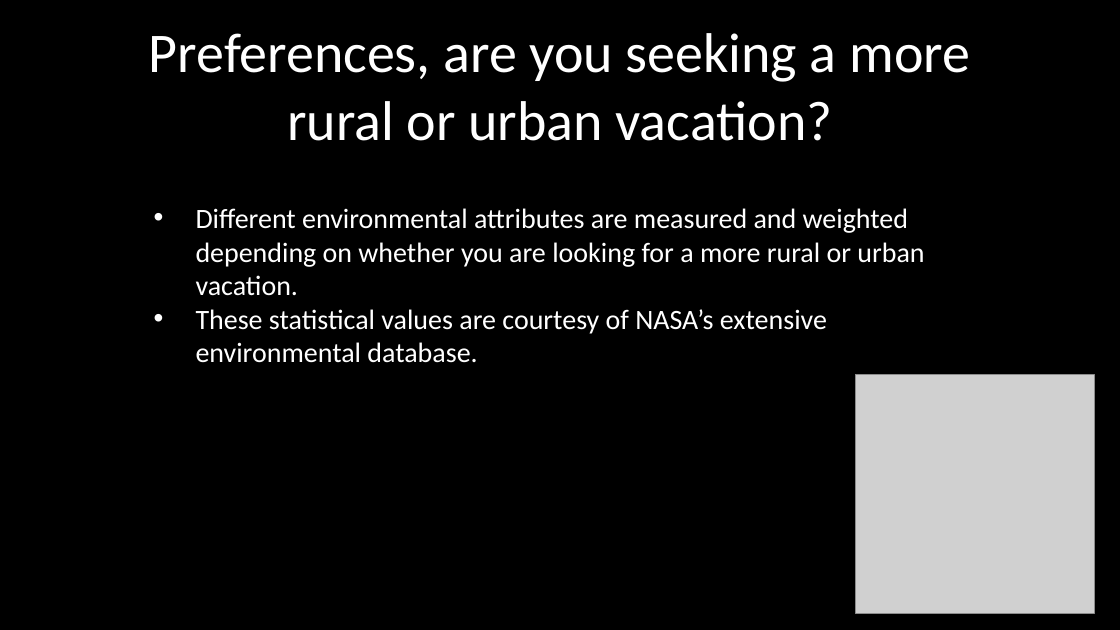
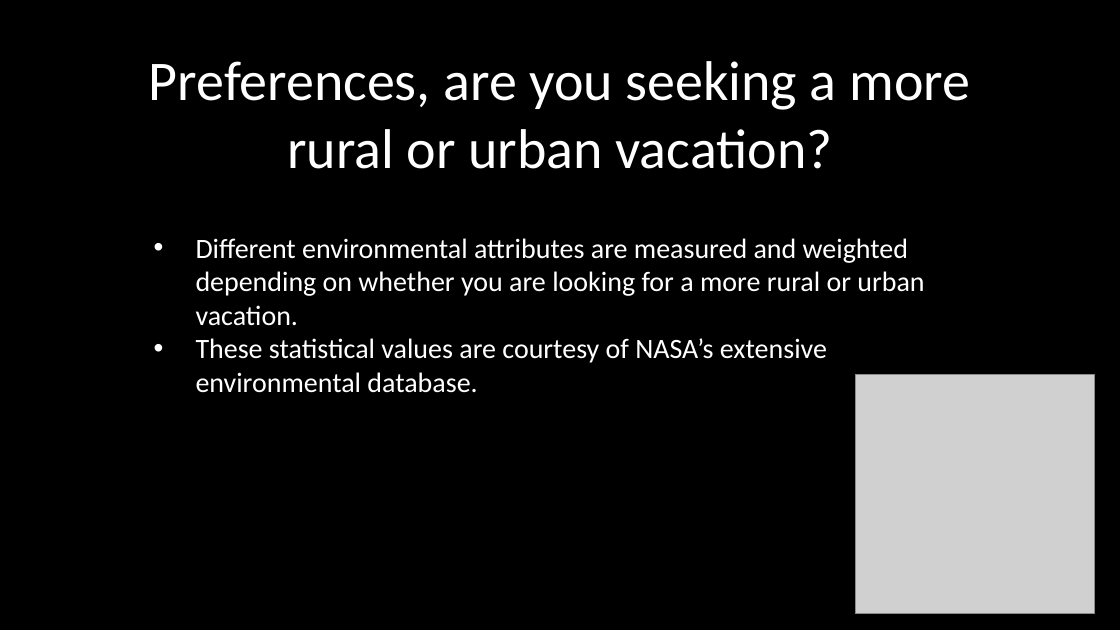
Before and after one commit to KevZavala21/Kevin_NSS_Capstone, a slide deck: slide 4 of presentation materials/Capstone powerpoint presentation.pptx. Drawn at 1120x630 pixels with LibreOffice and Linux fonts; fonts in the diff are those of the drawing; grey boxes stand for pictures; background and template pictures are left out. Boxes give left, top, right and bottom in pixels: in the first picture for what was removed or moved away, otherwise in the second. Text is boxed around its words. In the diff, an @@ line names an element or a change of style, - is before the commit and + after.

```diff
--- a/presentation materials/Capstone powerpoint presentation.pptx
+++ b/presentation materials/Capstone powerpoint presentation.pptx
@@ text "Preferences, are you seeking a ...": place and size @@
-text "Preferences, are you seeking a ..." at <box>149,33,970,141</box>
+text "Preferences, are you seeking a ..." at <box>149,61,970,169</box>
@@ text "Different environmental attributes are measured ...": place and size @@
-text "Different environmental attributes are measured ..." at <box>196,208,924,363</box>
+text "Different environmental attributes are measured ..." at <box>196,238,924,393</box>
```
Also in this commit, not shown: 3 other slides changed, 9 other files.
